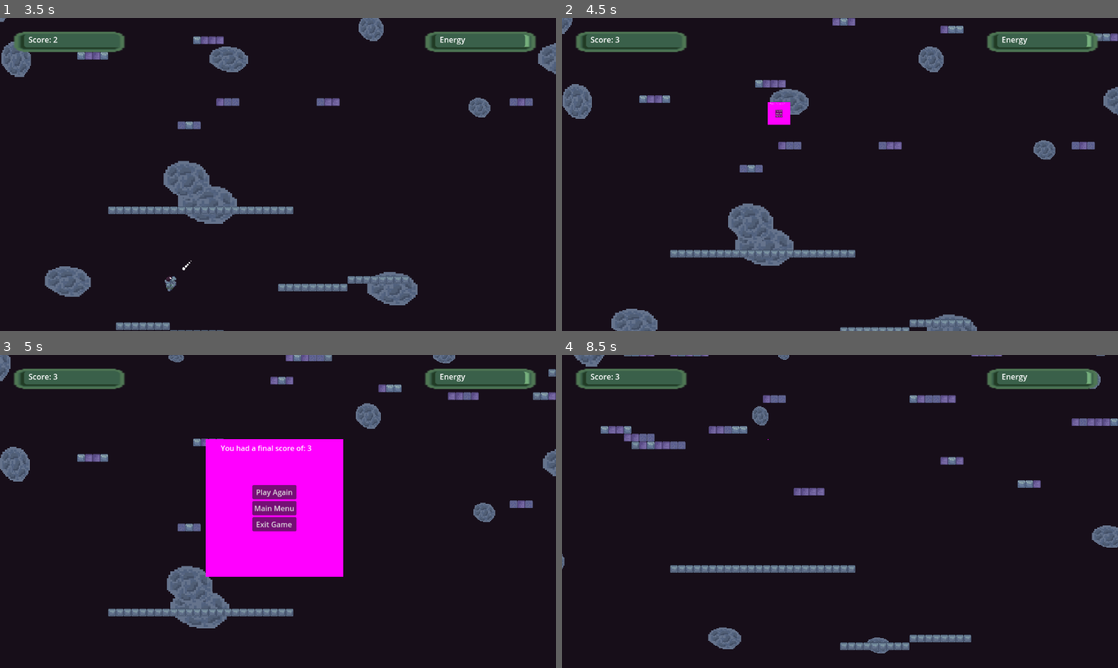
Above: before the commit, frames 1-4 (two rows, left to right).
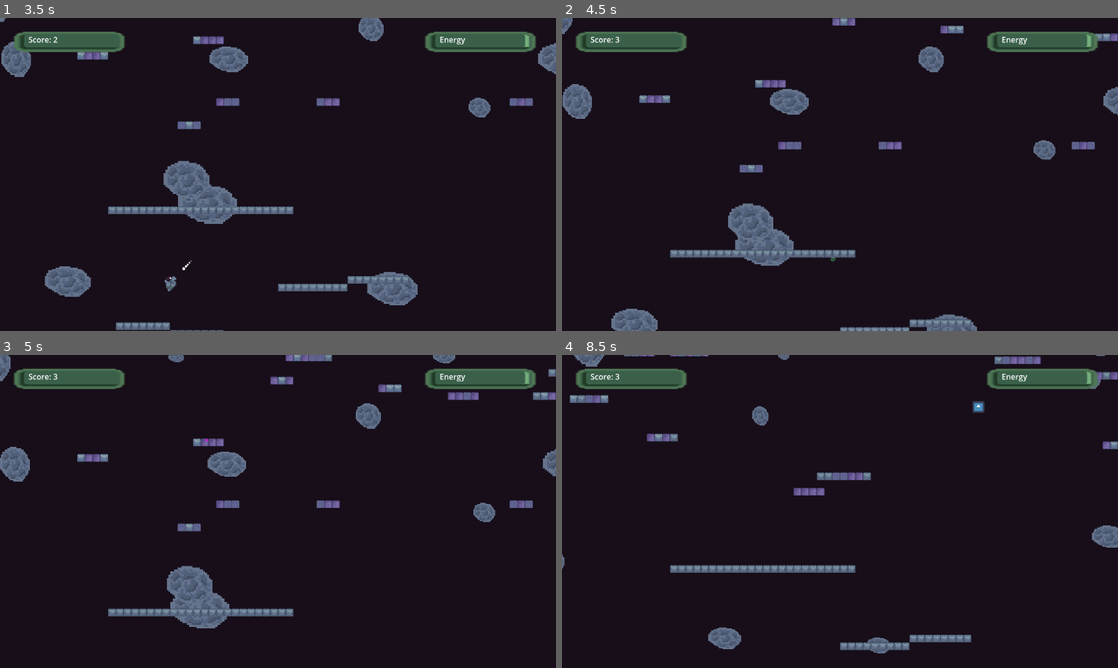
Above: after the commit, the same moments.

Repository: ScoreSpaceGameJam-SpaceGame/SpaceGame
Game: Godot game, scene res://levels/menu/menu.tscn
Same seed, same stepped clock (60 frames per second), same inputs: the game is played once before the commit and once after it. The engine's default icon, where the game draws it, is replaced by a stand-in: a white triangle on a blue panel in a dark square. Sound files missing from this copy of the repository are replaced by a short silence.
Inputs (mouse positions are in pixels of both pictures, inside the frame that each line leads up to):
- Up to frame 1 (3.5 s): click "Play" at 0.5 s; move the mouse to (400, 158) at 1.27 s; hold Space (Teleport) 1.28-2.03 s; hold D (MoveRight) 1.28-2.78 s; click (400, 158) at 1.35 s; move the mouse to (166, 190) at 2.02 s; tap Space (Teleport) at 2.1 s; click (166, 190) at 2.3 s; move the mouse to (333, 105) at 2.77 s; hold A (MoveLeft) from 2.78 s (still down); hold Space (Teleport) from 2.78 s (still down); click (333, 105) at 2.85 s
- Up to frame 2 (4.5 s): move the mouse to (812, 237) at 3.52 s; release A (MoveLeft) at 3.53 s; release Space (Teleport) at 3.53 s; hold D (MoveRight) 3.53-4.25 s; tap Space (Teleport) at 3.6 s; click (812, 237) at 3.8 s; click (767, 102) at 4.25 s, where only the run before the commit has a clickable "Play Again"
- Up to frame 3 (5 s): no input
- Up to frame 4 (8.5 s): click "Play Again" at 5 s; move the mouse to (1006, 558) at 5.77 s; hold D (MoveRight) 5.78-6.53 s; hold Space (Teleport) 5.78-6.53 s; click (1006, 558) at 5.85 s; move the mouse to (673, 464) at 6.52 s; hold A (MoveLeft) 6.53-7.28 s; tap Space (Teleport) at 6.6, 8.1 s; click (673, 464) at 6.8 s; move the mouse to (867, 511) at 7.27 s; hold D (MoveRight) 7.28-8.03 s; hold Space (Teleport) 7.28-8.03 s; click (867, 511) at 7.35 s; move the mouse to (756, 433) at 8.02 s; hold A (MoveLeft) from 8.03 s (still down); click (756, 433) at 8.3 s

Frame 1 is identical in both runs. In frame 2, 0.3% of the frame differs, in the area x 37-50%, y 26-78%; in frame 3, 11%, in the area x 37-62%, y 26-71%; in frame 4, 2.4%.

Commit message:
Gun Energy powerup good to go, just needs art

Diff:
--- a/characters/player/player.gd
+++ b/characters/player/player.gd
@@ -91,6 +91,12 @@
 		else:
 			$GunMountPoint.global_rotation = firing_vector.angle()
 
+		if gun_energy - global_position.distance_to($Telenade.global_position) / 50 < 0:
+			player_state = Enums.player_actions.AIMING
+			$SFXPlayer.stream = failed_teleport_sfx
+			$SFXPlayer.play()
+			return
+
 		is_shooting = true
 		player_state = Enums.player_actions.FIRING
 		$Telenade.visible = true
@@ -104,12 +110,6 @@
 		is_shooting = false
 
 		# Handle the gun not having enough energy by returning telenade and playing sfx
-		if gun_energy - global_position.distance_to($Telenade.global_position) / 50 < 0:
-			$Telenade.visible=false
-			player_state = Enums.player_actions.AIMING
-			$SFXPlayer.stream = failed_teleport_sfx
-			$SFXPlayer.play()
-			return
 
 		# Handle the gun having enough energy and teleport player
 		gun_energy -= global_position.distance_to($Telenade.global_position) / 50
@@ -117,3 +117,7 @@
 		global_position = $Telenade.global_position
 		player_state = Enums.player_actions.AIMING
 		$Telenade.visible=false
+
+func recharge_gun(amount: float) -> void:
+	gun_energy = min(gun_energy + amount, 100)
+	remaining_gun_energy.emit(gun_energy)
--- /dev/null
+++ b/globals/assets/energy_cell.tscn
@@ -0,0 +1,46 @@
+[gd_scene load_steps=5 format=3 uid="uid://pfi16yn0sc5t"]
+
+[ext_resource type="Texture2D" uid="uid://ce324f3yqepc4" path="res://icon.svg" id="1_d64x6"]
+
+[sub_resource type="GDScript" id="GDScript_sdxnf"]
+resource_name = "energy_cell"
+script/source = "extends StaticBody2D
+
+const recharge_amount: float = 100
+
+func _physics_process(delta: float) -> void:
+	translate(Vector2.DOWN * Global.SCROLL_SPEED)
+
+func _on_area_2d_body_entered(body: Node2D) -> void:
+	if body.has_method(\"recharge_gun\"):
+		body.recharge_gun(recharge_amount)
+
+		queue_free()
+
+"
+
+[sub_resource type="RectangleShape2D" id="RectangleShape2D_gyncb"]
+size = Vector2(25.5134, 25.5134)
+
+[sub_resource type="CircleShape2D" id="CircleShape2D_pbh1h"]
+radius = 18.0089
+
+[node name="StaticBody2D" type="StaticBody2D"]
+collision_layer = 0
+collision_mask = 0
+script = SubResource("GDScript_sdxnf")
+
+[node name="CollisionShape2D" type="CollisionShape2D" parent="."]
+position = Vector2(0.054822, 0.076179)
+shape = SubResource("RectangleShape2D_gyncb")
+
+[node name="Sprite" type="Sprite2D" parent="."]
+scale = Vector2(0.2, 0.2)
+texture = ExtResource("1_d64x6")
+
+[node name="Area2D" type="Area2D" parent="."]
+
+[node name="CollisionShape2D" type="CollisionShape2D" parent="Area2D"]
+shape = SubResource("CircleShape2D_pbh1h")
+
+[connection signal="body_entered" from="Area2D" to="." method="_on_area_2d_body_entered"]
--- a/globals/global.gd
+++ b/globals/global.gd
@@ -1,4 +1,6 @@
 extends Node
+
+const SCROLL_SPEED: float = 1.5
 
 var current_score: int
 var high_score: int
--- a/levels/main_level/main_level.gd
+++ b/levels/main_level/main_level.gd
@@ -1,6 +1,5 @@
 extends Node2D
 
-const SCROLL_SPEED: float = 1.5
 const TILE_MAP_LAYER_WIDTH = 90
 const TILE_MAP_LAYER_HEIGHT = 50
 const MIN_NUMBER_OF_PLATFORMS_PER_LAYER = 20
@@ -9,6 +8,7 @@
 const MAX_WIDTH_OF_PLATFORM = 7
 const WIDTH_OF_TILESET = 5
 const HEIGHT_OF_TILESET = 1
+const SPAWN_RATE_OF_RECHARGE : float = 50.0 # Chance of spawn will be SPAWN_RATE_OF_RECHARGE / 100
 const TILE_SET_TO_USE = "res://levels/main_level/map_tileset.tres"
 
 @onready var audio_stream : AudioStreamPlayer = $AudioStreamPlayer
@@ -42,7 +42,7 @@
 
 func _physics_process(delta: float) -> void:
 	for tilemap in tile_map_layers:
-		tilemap.translate(Vector2.DOWN * SCROLL_SPEED)
+		tilemap.translate(Vector2.DOWN * Global.SCROLL_SPEED)
 
 func _on_tile_map_death_body_entered(body: Node2D) -> void:
 	if body is not TileMapLayer:
@@ -53,6 +53,7 @@
 	generate_new_tile_map_layer()
 
 func generate_new_tile_map_layer() -> void:
+	var has_recharge_spawned = false # Limits the spawn to 1
 	# Instantiate the variables we will need
 	var number_of_platforms_to_make = RandomNumberGenerator.new().randi_range(MIN_NUMBER_OF_PLATFORMS_PER_LAYER, MAX_NUMBER_OF_PLATFORMS_PER_LAYER)
 	var new_tile_map_layer = TileMapLayer.new()
@@ -75,9 +76,17 @@
 				0,
 				Vector2i(RandomNumberGenerator.new().randi_range(0, WIDTH_OF_TILESET - 1), RandomNumberGenerator.new().randi_range(0, HEIGHT_OF_TILESET -1))
 			)
+
 	new_tile_map_layer.position = Vector2(0, -800)
 	$".".add_child(new_tile_map_layer)
 	tile_map_layers.push_back(new_tile_map_layer)
+
+	if RandomNumberGenerator.new().randf() <= SPAWN_RATE_OF_RECHARGE / 100.0:
+		var energy_cell := load("res://globals/assets/energy_cell.tscn").instantiate() as StaticBody2D
+		energy_cell.global_position = Vector2(RandomNumberGenerator.new().randf_range(0, get_viewport_rect().size.x), -200)
+
+		$".".add_child(energy_cell)
+
 
 func _on_update_score() -> void:
 	Global.current_score += 1
@@ -95,6 +104,10 @@
 
 
 func _on_player_death_body_entered(body: Node2D) -> void:
+	if "PowerUp" in body.get_groups():
+		body.queue_free()
+		return
+
 	if "Player" not in body.get_groups():
 		return
 
--- a/levels/main_level/main_level.tscn
+++ b/levels/main_level/main_level.tscn
@@ -18,7 +18,7 @@
 size = Vector2(1151.63, 20.362)
 
 [sub_resource type="RectangleShape2D" id="RectangleShape2D_g51pk"]
-size = Vector2(1150.98, 28.4935)
+size = Vector2(2041.19, 40.8262)
 
 [sub_resource type="RectangleShape2D" id="RectangleShape2D_pyoiy"]
 size = Vector2(1144.02, 34.1295)
@@ -57,7 +57,7 @@
 [node name="PlayerDeath" type="Area2D" parent="Boundaries"]
 
 [node name="CollisionShape2D" type="CollisionShape2D" parent="Boundaries/PlayerDeath"]
-position = Vector2(575.726, 662.595)
+position = Vector2(610.373, 756.166)
 shape = SubResource("RectangleShape2D_g51pk")
 
 [node name="TileMapDeath" type="Area2D" parent="Boundaries"]
--- a/project.godot
+++ b/project.godot
@@ -43,6 +43,7 @@
 [global_group]
 
 Player=""
+PowerUp=""
 
 [input]
 
